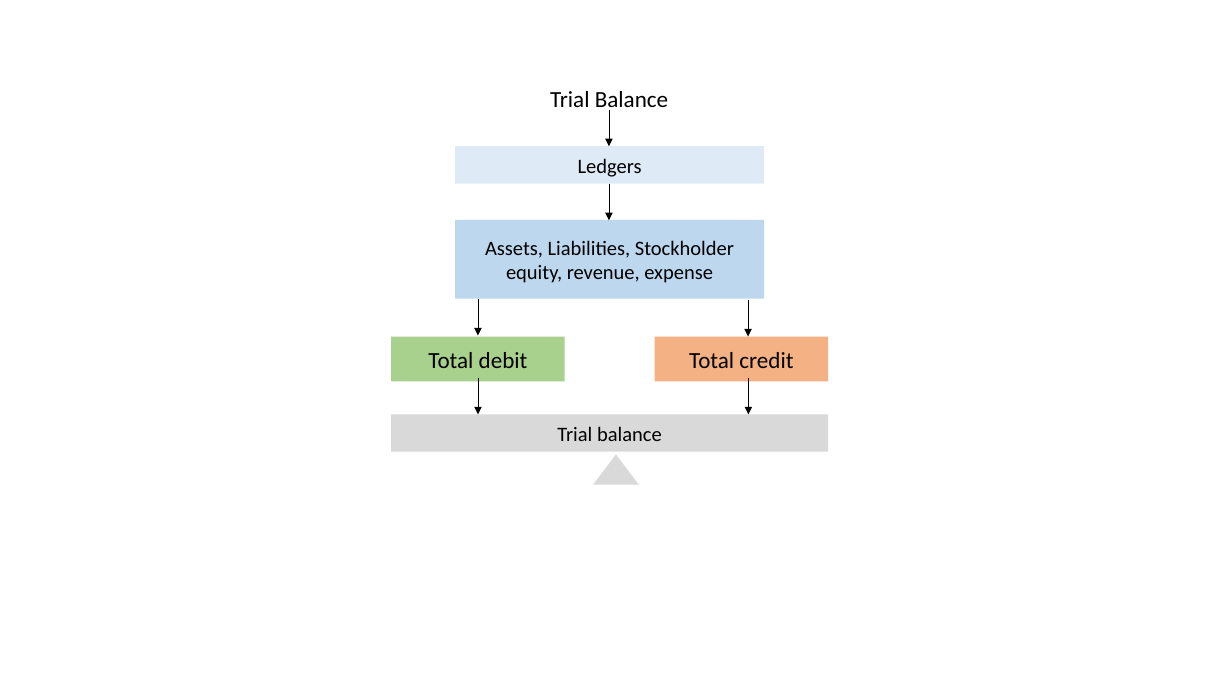
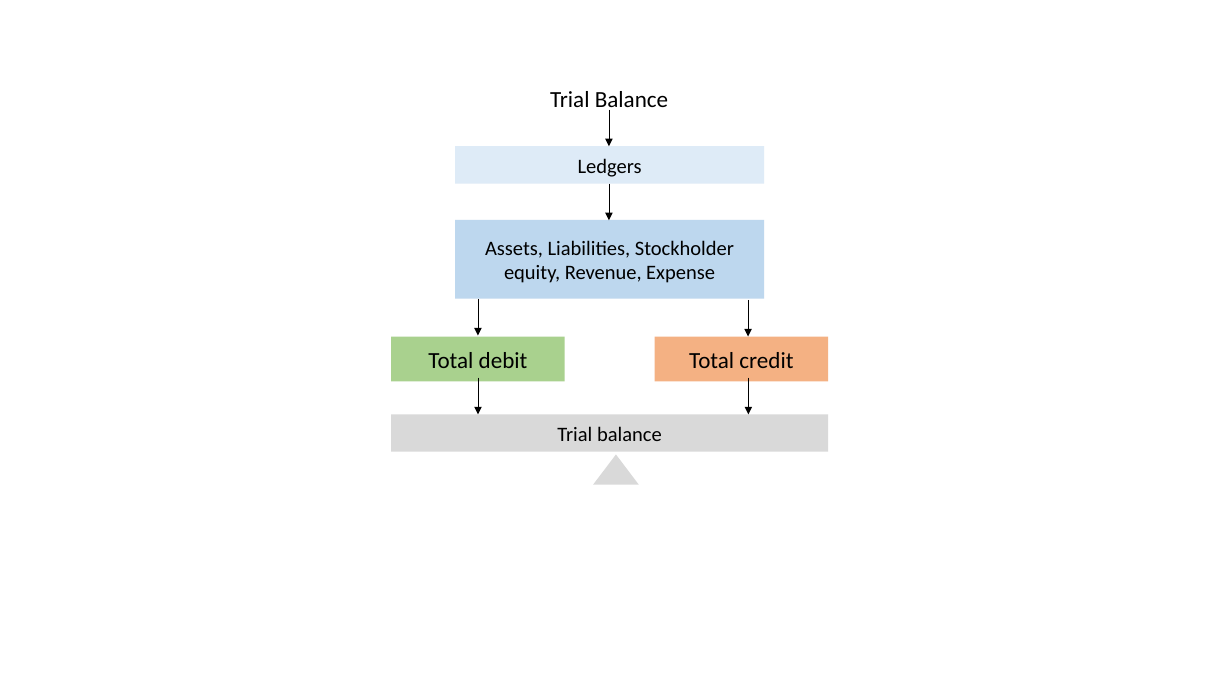
Before and after one commit to leonardodls/product-introduction-financial-accounting, a slide deck: slide 3 of assets/public/Chapter_2_Recording_accounting_transactions/documents/resources/Media/2.1.pptx. Drawn at 1232x693 pixels with LibreOffice and Linux fonts; fonts in the diff are those of the drawing. Boxes give left, top, right and bottom in pixels: in the first picture for what was removed or moved away, otherwise in the second. Text is boxed around its words. In the diff, an @@ line names an element or a change of style, - is before the commit and + after.

```diff
--- a/assets/public/Chapter_2_Recording_accounting_transactions/documents/resources/Media/2.1.pptx
+++ b/assets/public/Chapter_2_Recording_accounting_transactions/documents/resources/Media/2.1.pptx
@@ text in rectangle at (485,240,734,283): text changed @@
-Assets, Liabilities, Stockholder equity, revenue, expense
+Assets, Liabilities, Stockholder equity, Revenue, Expense
```
Also in this commit, not shown: 7 other files.
